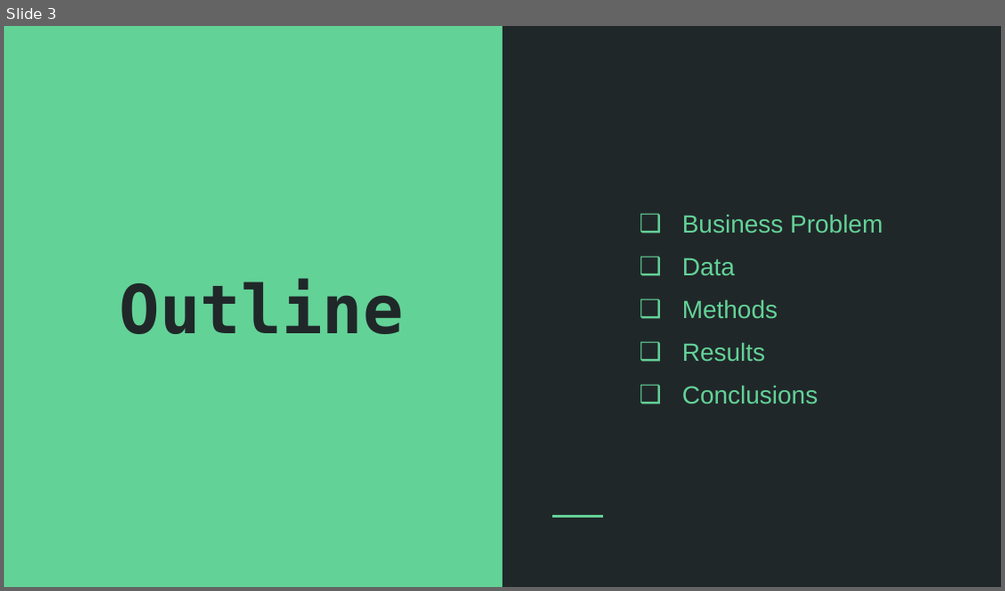
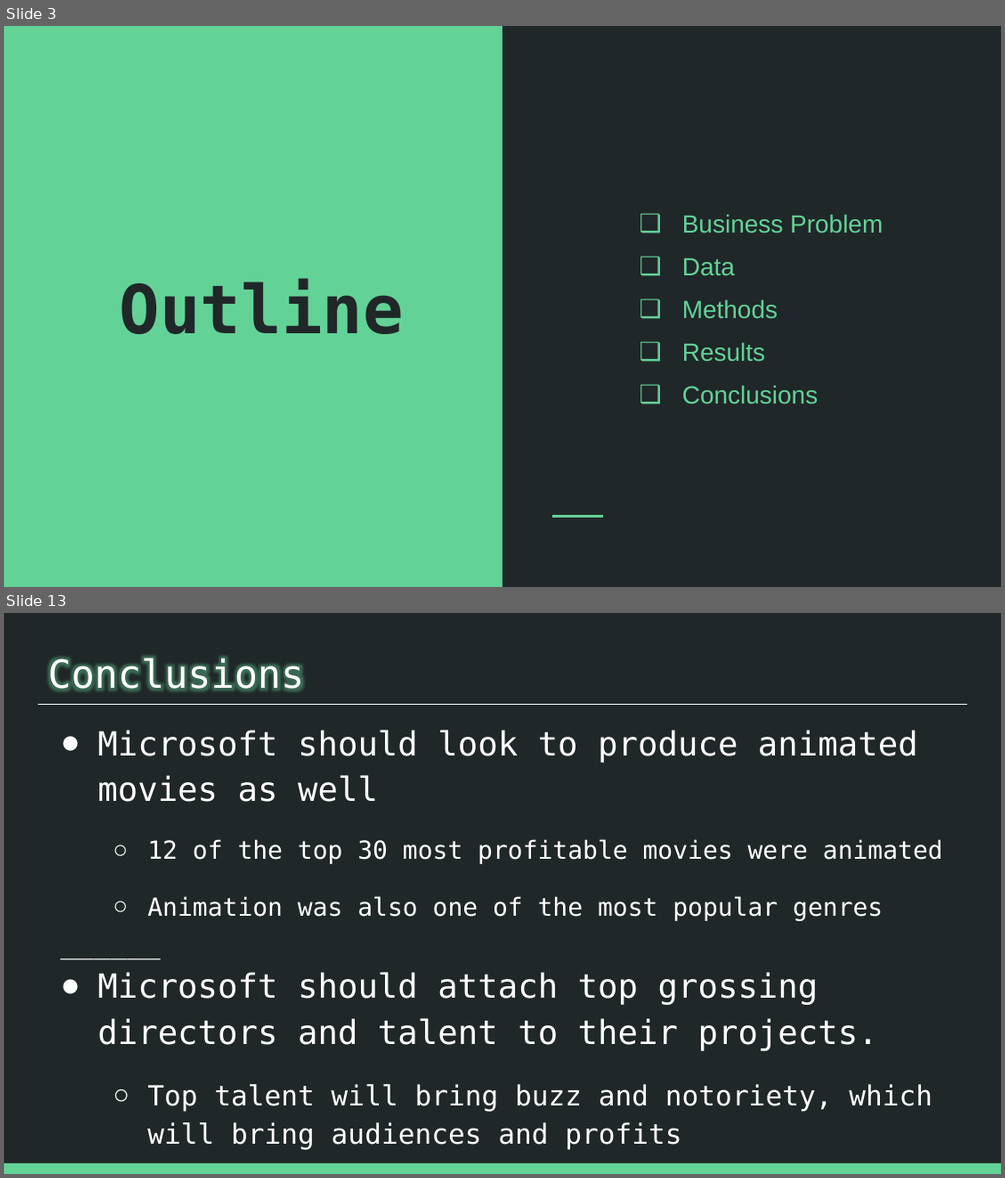
Before and after one commit to patrick-anastasio/Flatiron_DSC-Phase1_Project, a slide deck: Slide Deck.pptx. Shown one above the other, each under a label of ours: slide 3 before the commit, slides 3 and 13 after it; the slides between them are not shown. The pictures are 1005x591 and 1005x1178 pixels, drawn with LibreOffice and Linux fonts; fonts in the diff are those of the drawing. Boxes give left, top, right and bottom in pixels: in the first picture for what was removed or moved away, otherwise in the second. Text is boxed around its words. In the diff, an @@ line names an element or a change of style, - is before the commit and + after.

```diff
--- a/Slide Deck.pptx
+++ b/Slide Deck.pptx
@@ slide 13 added at [4,613,1001,1174], background #202729 @@
@@ title added at [48,657,304,689], 28 pt, text #FFFFFF @@
+Conclusions
@@ line added from (38, 704) to (967, 704), #FFFFFF 0.75 pt @@
@@ text added at [97,730,943,1150], 24 pt, text #FFFFFF @@
+● Microsoft should look to produce animated movies as well
+  ○ 12 of the top 30 most profitable movies were animated
+  ○ Animation was also one of the most popular genres
+______
+● Microsoft should attach top grossing directors and talent to their projects.
+  ○ Top talent will bring buzz and notoriety, which will bring audiences and profits
@@ rectangle added at [4,1163,1001,1174], fill #63D297 @@
```
Also in this commit, not shown: 4 slides changed, 7 other slides added, 3 slides removed, 11 other files.
